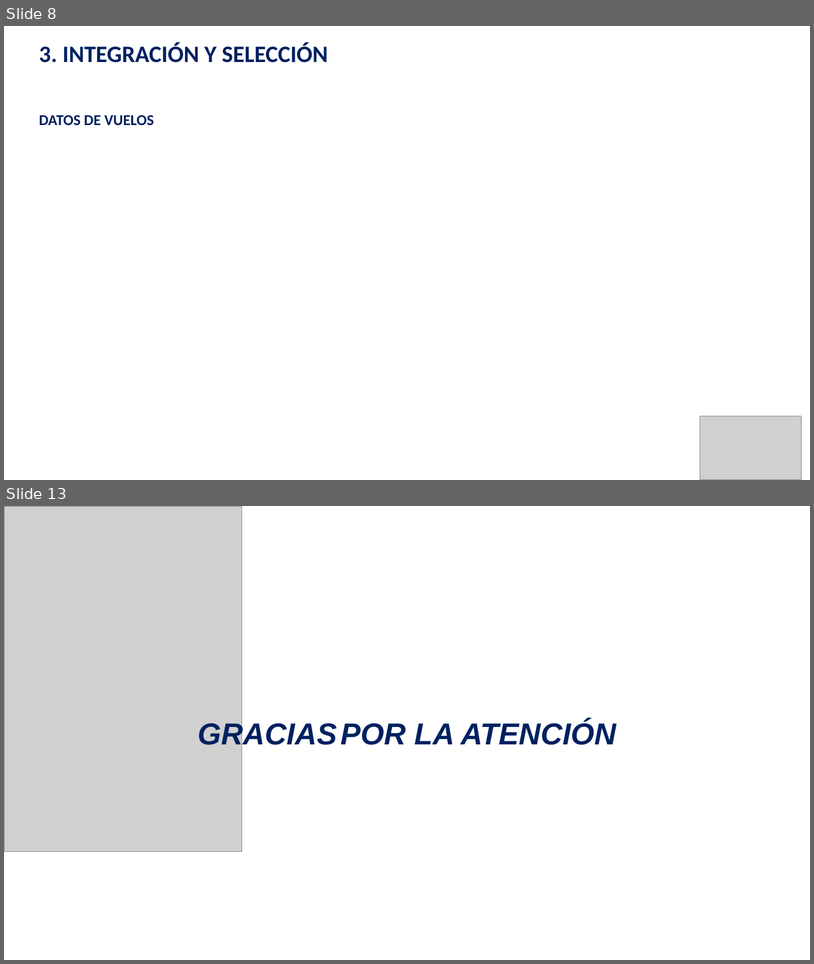
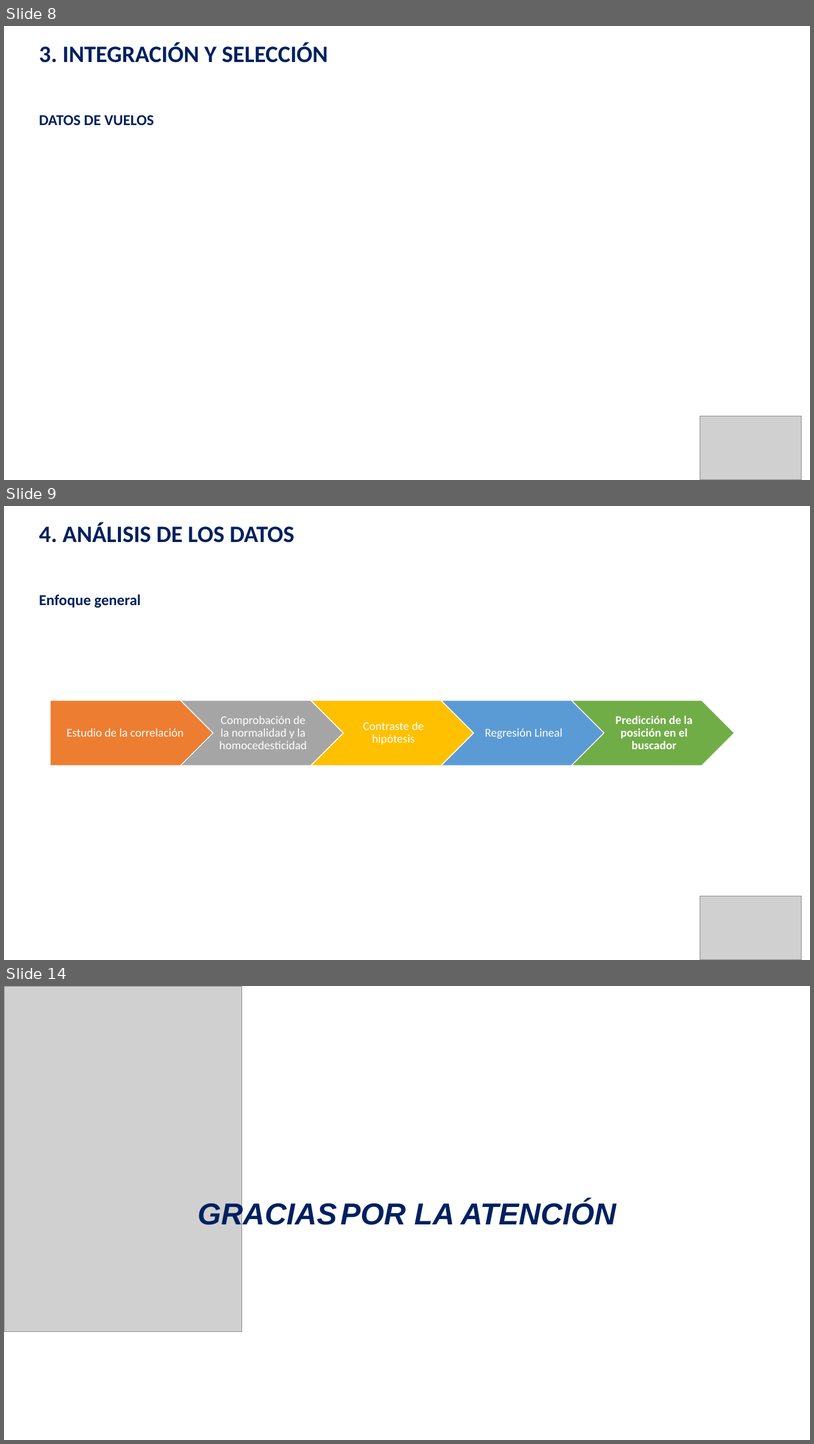
Before and after one commit to guiruha/DataCleaningUOC, a slide deck: Memoria_pres.pptx. Shown one above the other, each under a label of ours: slides 8 and 13 before the commit, slides 8, 9 and 14 after it; the slides between them are not shown. The pictures are 814x964 and 814x1444 pixels, drawn with LibreOffice and Linux fonts; fonts in the diff are those of the drawing; grey boxes stand for pictures. Boxes give left, top, right and bottom in pixels: in the first picture for what was removed or moved away, otherwise in the second. Text is boxed around its words. In the diff, an @@ line names an element or a change of style, - is before the commit and + after.

```diff
--- a/Memoria_pres.pptx
+++ b/Memoria_pres.pptx
@@ slide 9 added at [4,506,810,960], background #FFFFFF @@
@@ text added at [39,522,294,543], 28 pt, text #002060, bold @@
+4. ANÁLISIS DE LOS DATOS
@@ text added at [39,594,141,608], 18 pt, text #002060, bold @@
+Enfoque general
@@ group added at [50,700,735,766]: 5 texts, 4 chevrons, 1 pentagon arrow @@
+Estudio de la correlación
+Comprobación de la normalidad y la homocedesticidad
+Contraste de hipótesis
+Regresión Lineal
+Predicción de la posición en el buscador
@@ picture added at [700,895,802,960] @@
@@ what was slide 13 is now slide 14 @@
```
Also in this commit, not shown: 2 slides changed, 2 other slides added, 2 slides removed.
